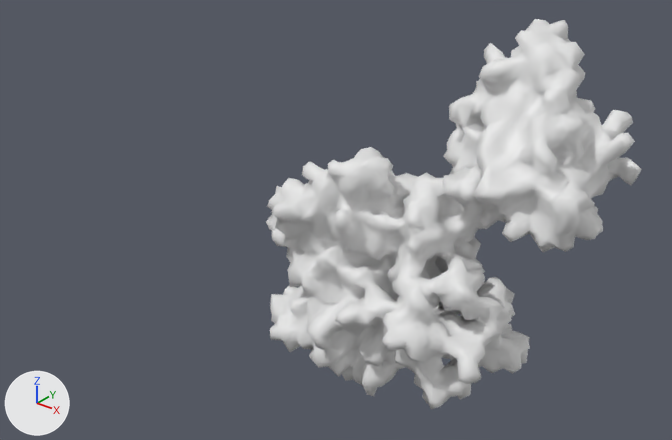
The FBX model Assets/Meshes/arp3.fbx: old version first, new version second.
Before and after are seen from a 50 mm camera at (1.122, -1.626, 1.103) aimed at (-0.199, 0.026, 0.079). The axes (+X, +Y, +Z) are drawn at lower left. The lights are the same throughout. Where no turn or scale is listed for an object, it has been applied to the vertices.

Before the edit, the objects in view are built like this:
```python
me_mesh = bpy.data.meshes.new('Mesh')
me_mesh.from_pydata(...)  # 2284 vertices, 4612 faces; spans x -37.5..32.7, y -33.5..32.2, z -19.7..18.9
me_mesh_001 = bpy.data.meshes.new('Mesh.001')
me_mesh_001.from_pydata(...)  # 1037 vertices, 2078 faces; spans x -0.213..0.234, y -0.218..0.202, z -0.231..0.271
ob_arp3 = bpy.data.objects.new('arp3', me_mesh)
ob_arp3.location = (0.0, 0.0, 0.0)
ob_arp3.rotation_euler = (1.571, 0.0, 0.0)  # degrees (90, 0, 0)
ob_arp3.scale = (0.01, 0.01, 0.01)
ob_complex2 = bpy.data.objects.new('complex2', me_mesh_001)
ob_complex2.location = (0.23, 0.191, 0.327)
```
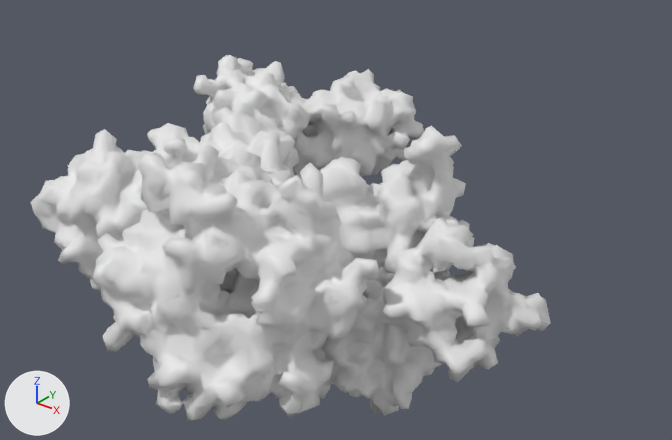
The change in detail:
me_mesh is used by ob_arp3; location (0.0, 0.0, 0.0); rotation (1.571, 0.0, 0.0), in degrees (90, 0, 0); scale (0.01, 0.01, 0.01).
me_mesh had 2284 vertices, 4612 faces and spanned x -37.5..32.7, y -33.5..32.2, z -19.7..18.9.
me_mesh now has 2284 vertices, 4610 faces and spans x -36.7..36.9, y -36.0..36.2, z -19.9..19.6.
me_mesh part 1: 2284 vertices removed from x -37.5..32.7, y -33.5..32.2, z -19.7..18.9; 2284 vertices added at x -36.7..36.9, y -36.0..36.2, z -19.9..19.6.
Mesh me_mesh_001_1 is new.
It has 5013 vertices, 10059 faces and spans x -0.519..0.52, y -0.638..0.643, z -0.353..0.348.
Object 'complex2' (ob_complex2) is deleted.
Object 'complex1' (ob_complex1) is new; it shows me_mesh_001_1.
Its location is (-0.413, 0.02, 0.021).

Boxes (x1, y1, x2, y2) around the edits, measured in the pictures (672 x 440 px):
'complex1', added: after (31, 55, 424, 420)
'arp3', reshaped: before (266, 147, 530, 409); after (313, 125, 551, 416)
'complex2', deleted: before (444, 19, 642, 252)
